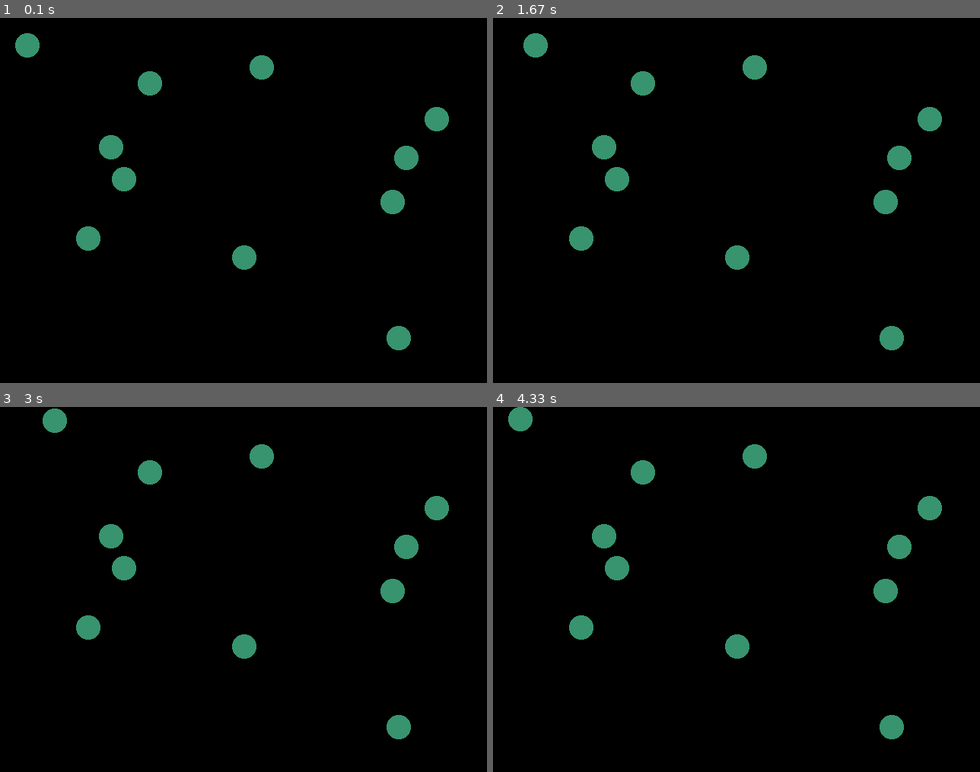
Above: before the commit, frames 1-4 (two rows, left to right).
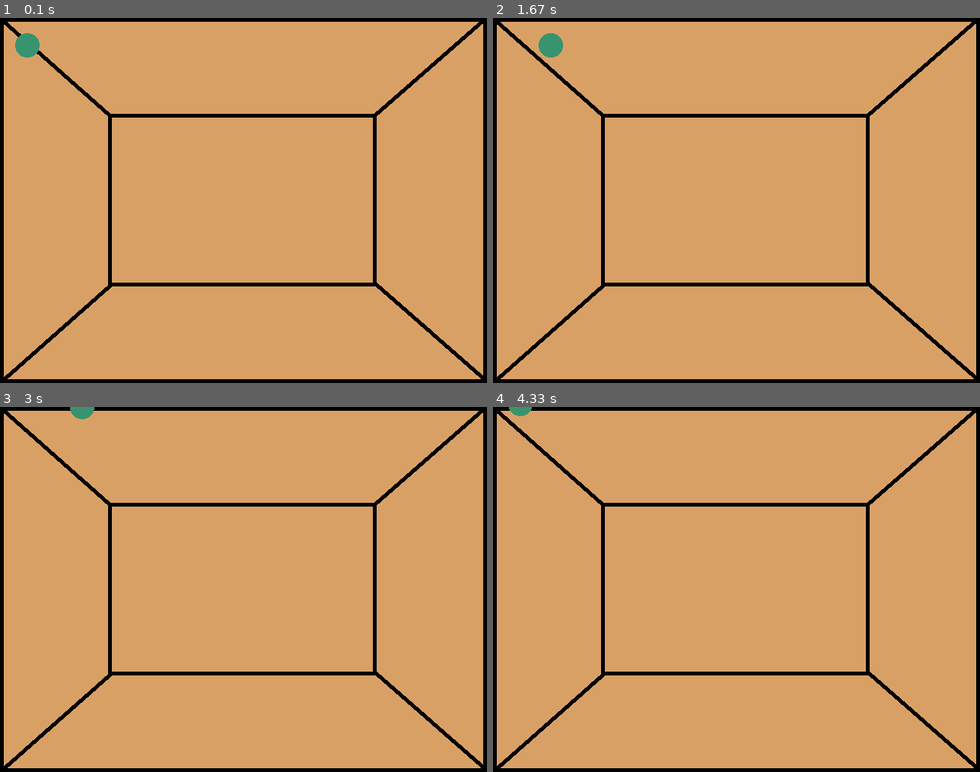
Above: after the commit, the same moments.

Repository: LudensCogitet/Python
Game: pygame game, started from pygameTest.py
Same seed, same stepped clock (60 frames per second), same inputs: the game is played once before the commit and once after it.
Inputs (mouse positions are in pixels of both pictures, inside the frame that each line leads up to):
- Up to frame 1 (0.1 s): no input
- Up to frame 2 (1.67 s): click (736, 200) at 0.38 s; tap Enter at 0.67 s; click (736, 222) at 1.05 s; hold Right from 1.33 s (still down); move the mouse to (619, 204) at 1.37 s
- Up to frame 3 (3 s): release Right at 1.8 s; hold Up 1.83-2.13 s; hold Right 2.17-2.63 s; hold Left from 2.67 s (still down)
- Up to frame 4 (4.33 s): release Left at 3.2 s; hold Down 3.23-3.53 s; hold Left 3.57-3.97 s; hold Up from 4 s (still down)

The runs differ from the first frame. In frame 1, 93% of the frame differs, in the area x 0-100%, y 1-99%; in frame 2, 93%; in frame 3, 93%, in the area x 0-100%, y 0-99%; in frame 4, 93%.

Commit message:
Test background scene added

Diff:
--- a/pygameTest.py
+++ b/pygameTest.py
@@ -10,45 +10,107 @@
                 self.rect.left = x
                 self.rect.top = y
 
+class InvisiWall(pygame.sprite.Sprite):
+        def __init__(self,x,y,surface):
+                pygame.sprite.Sprite.__init__(self)
 
+                self.rect = surface.get_rect()
+                self.rect.left = x
+                self.rect.top = y
+                self.mask = pygame.mask.from_surface(surface)
 
 pygame.init()
 screen = pygame.display.set_mode((640,480))
+print("SCREEN ALPHA: " + str(screen.get_alpha()))
 done = False
 game_clock = pygame.time.Clock()
 
 ball = Ball(20,20)
 
-ball_group = pygame.sprite.Group()
+background = pygame.image.load("./scene0.png")
+
+wall_group = pygame.sprite.Group()
 
 collisions = 0
 
-for i in range(10):
-        new_ball = Ball(randint(0,620),randint(0,460))
-        ball_group.add(new_ball)
+lines = []
+drawLine = False
+i = 0
 
 while not done:
         for event in pygame.event.get():
                 if event.type == pygame.QUIT:
                         done = True
+                elif event.type == pygame.KEYDOWN:
+                        if event.key == pygame.K_ESCAPE:
+                                done = True
+                        if event.key == pygame.K_RETURN:
 
+                                for line in lines:
+                                        surface_x = min([line[0][0],line[1][0]])
+                                        surface_y = min([line[0][1],line[1][1]])
+                                        print(surface_x)
+                                        print(surface_y)
+
+                                        width = abs(abs(line[0][0]) - abs(line[1][0]))
+                                        height = abs(abs(line[0][1]) - abs(line[1][1]))
+                                        if height < 5:
+                                                height = 5
+                                        if width < 5:
+                                                width = 5
+                                        print(width)
+                                        print(height)
+
+
+                                        temp = pygame.Surface((width, height), pygame.SRCALPHA, 32)
+                                        temp.convert_alpha()
+
+                                        pygame.draw.line(temp,(255,0,0),(line[0][0]-surface_x,line[0][1]-surface_y),(line[1][0]-surface_x,line[1][1]-surface_y),2)
+                                        pygame.image.save(temp,"line"+str(i)+".png")
+                                        wall_group.add(InvisiWall(surface_x,surface_y,temp))
+                                        lines.remove(line)
+
+                                        i = i + 1
+
+                elif event.type == pygame.MOUSEBUTTONDOWN:
+                        mouseCoords = pygame.mouse.get_pos()
+                        if drawLine == False:
+                                drawLine = True
+                                lineCoords = [[mouseCoords[0],mouseCoords[1]],[0,0]]
+                                lines.append(lineCoords)
+                        elif drawLine == True:
+                                drawLine = False
+
+
+        if drawLine == True:
+                for line in lines:
+                        mouseCoords = pygame.mouse.get_pos()
+                        lines[len(lines)-1][1][0], lines[len(lines)-1][1][1] = mouseCoords[0],mouseCoords[1]
+
+        x_move = 0
+        y_move = 0
         keys = pygame.key.get_pressed()
         if keys[pygame.K_RIGHT]:
-           ball.rect = ball.rect.move(1,0)
+                x_move = 2
         if keys[pygame.K_LEFT]:
-           ball.rect = ball.rect.move(-1,0)
+                x_move = -2
         if keys[pygame.K_DOWN]:
-           ball.rect = ball.rect.move(0,1)
+                y_move = 2
         if keys[pygame.K_UP]:
-           ball.rect = ball.rect.move(0,-1)
+                y_move = -2
 
-        if pygame.sprite.spritecollideany(ball,ball_group,pygame.sprite.collide_mask):
-                collisions = collisions +1
-                print(collisions)
+
+        ball.rect = ball.rect.move(x_move,y_move)
+
+        if pygame.sprite.spritecollideany(ball,wall_group,pygame.sprite.collide_mask):
+                ball.rect = ball.rect.move(-x_move,-y_move)
 
         screen.fill((0,0,0))
+        screen.blit(background,background.get_rect())
         screen.blit(ball.image,ball.rect)
-        ball_group.draw(screen)
+        for line in lines:
+                pygame.draw.aaline(screen,(255,0,0),line[0],line[1],5)
+        #ball_group.draw(screen)
         pygame.display.flip()
         game_clock.tick(60)
 
Binary file added: scene0.png
